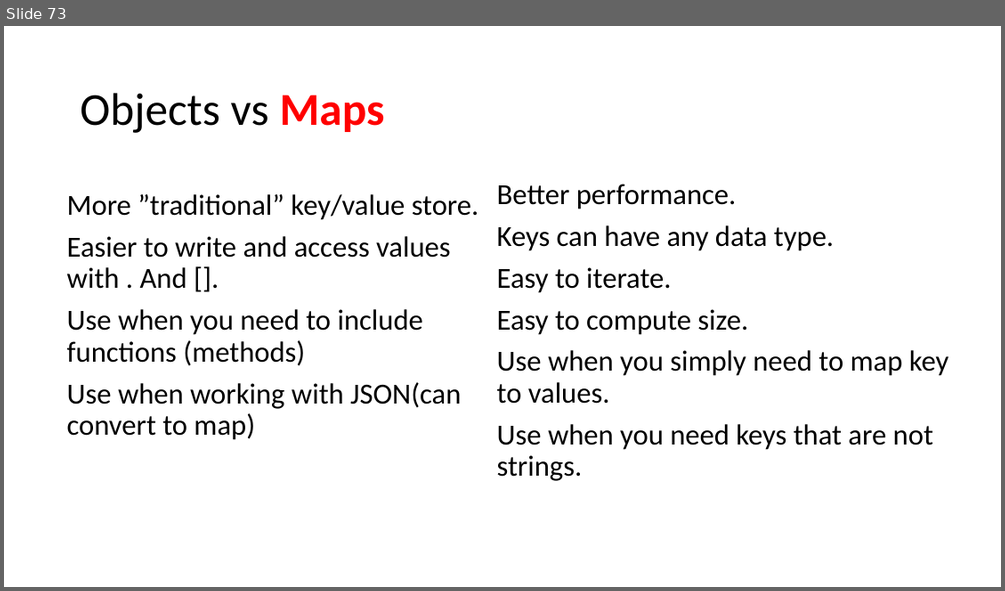
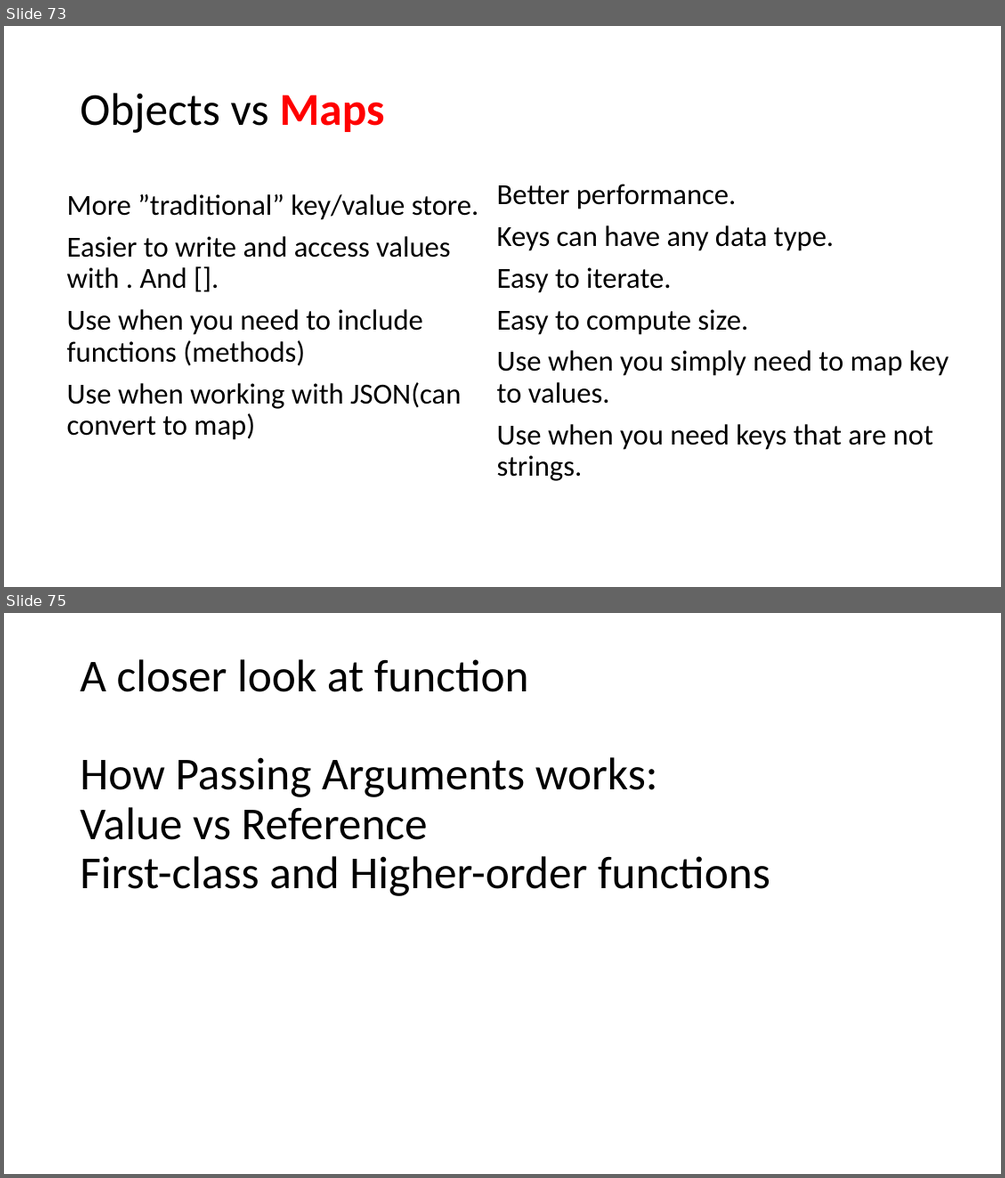
Before and after one commit to PiyushChaturvedii/Batch05, a slide deck: JavaScript.pptx. Shown one above the other, each under a label of ours: slide 73 before the commit, slides 73 and 75 after it; the slides between them are not shown. The pictures are 1005x591 and 1005x1178 pixels, drawn with LibreOffice and Linux fonts; fonts in the diff are those of the drawing. Boxes give left, top, right and bottom in pixels: in the first picture for what was removed or moved away, otherwise in the second. Text is boxed around its words. In the diff, an @@ line names an element or a change of style, - is before the commit and + after.

```diff
--- a/JavaScript.pptx
+++ b/JavaScript.pptx
@@ slide 75 added at (4,613,1001,1174), background #FFFFFF @@
@@ title added at (80,659,770,896), 44 pt, text #000000 @@
+A closer look at function
+How Passing Arguments works:
+Value vs Reference
+First-class and Higher-order functions
```
Also in this commit, not shown: 7 other slides added, 19 other files.
